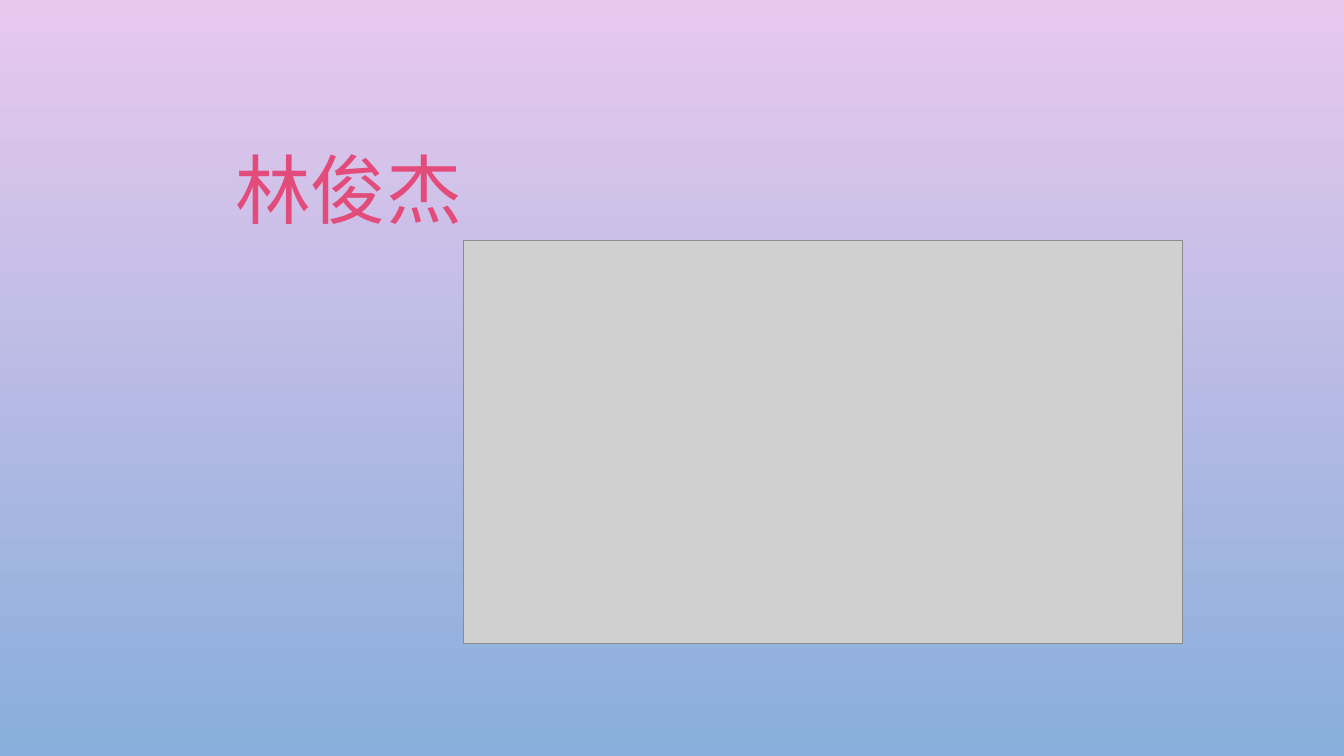
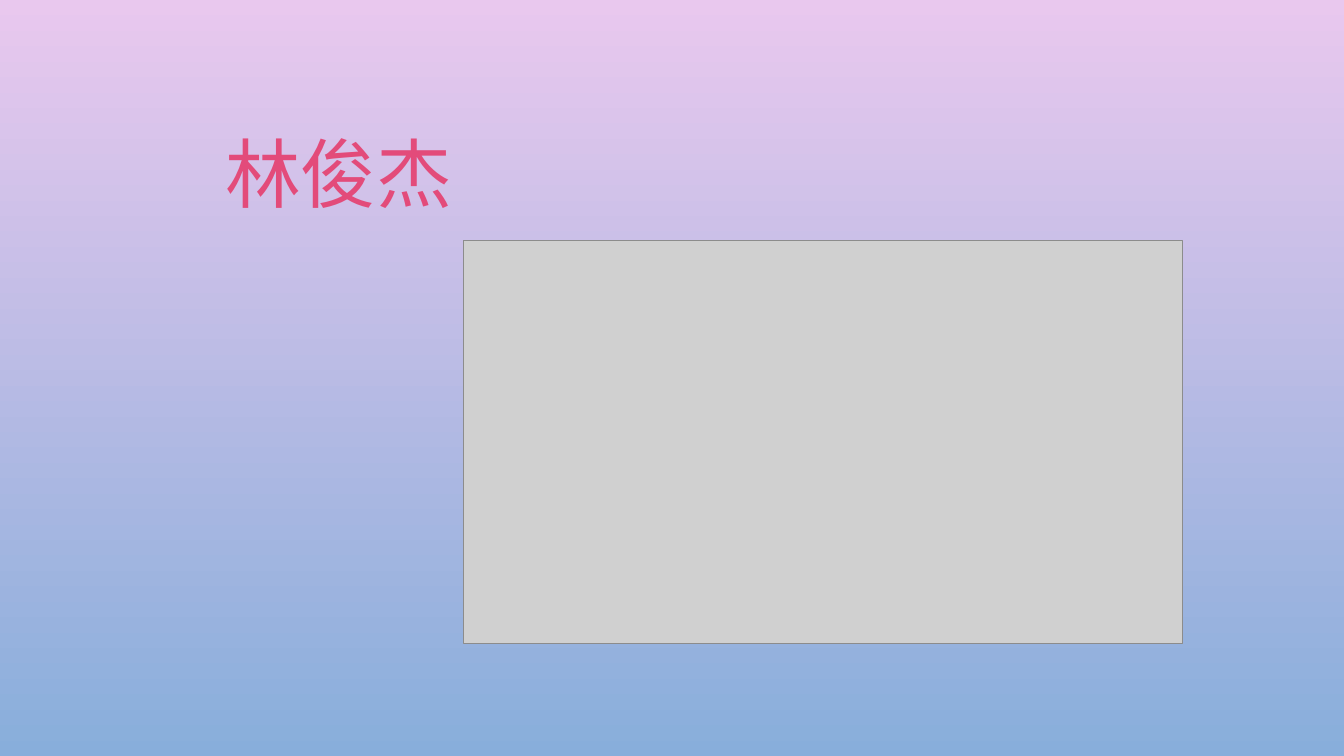
Before and after one commit to zjyechang/myProject, a slide deck: slide 1 of ppt/yechang.pptx. Drawn at 1344x756 pixels with LibreOffice and Linux fonts; fonts in the diff are those of the drawing; grey boxes stand for pictures; background and template pictures are left out. Boxes give left, top, right and bottom in pixels: in the first picture for what was removed or moved away, otherwise in the second. Text is boxed around its words. In the diff, an @@ line names an element or a change of style, - is before the commit and + after.

```diff
--- a/ppt/yechang.pptx
+++ b/ppt/yechang.pptx
@@ text "林俊杰" moved from (x1=235, y1=154, x2=462, y2=224) to (x1=225, y1=138, x2=452, y2=208) @@
```
Also in this commit, not shown: 2 other slides changed, 21 other files.
